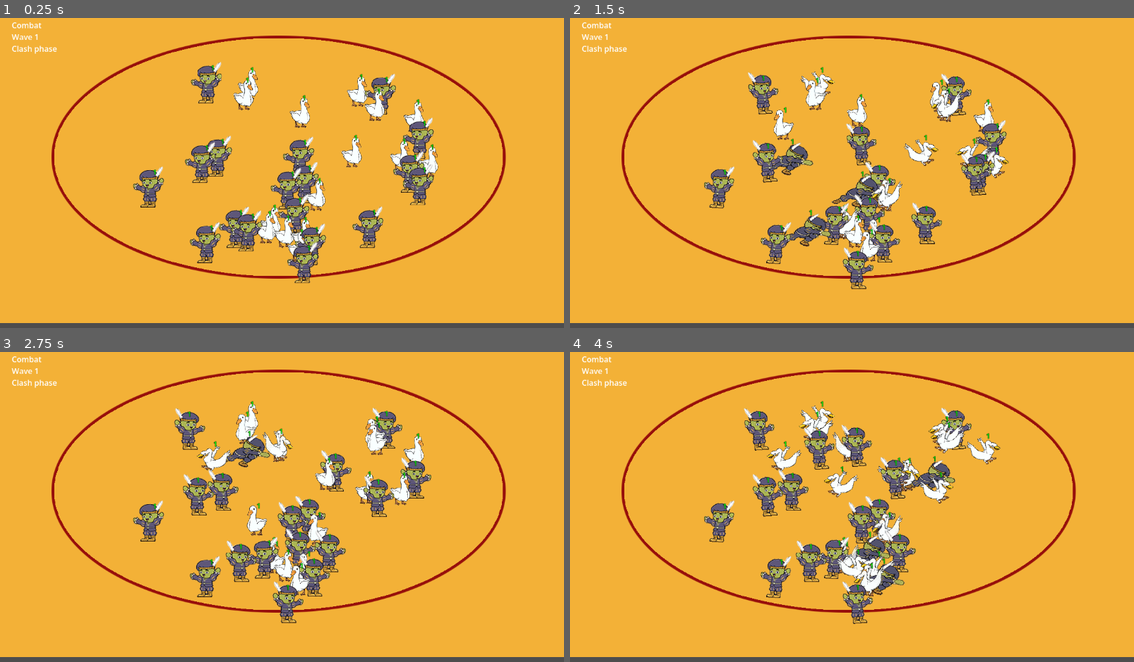
Above: before the commit, frames 1-4 (two rows, left to right).
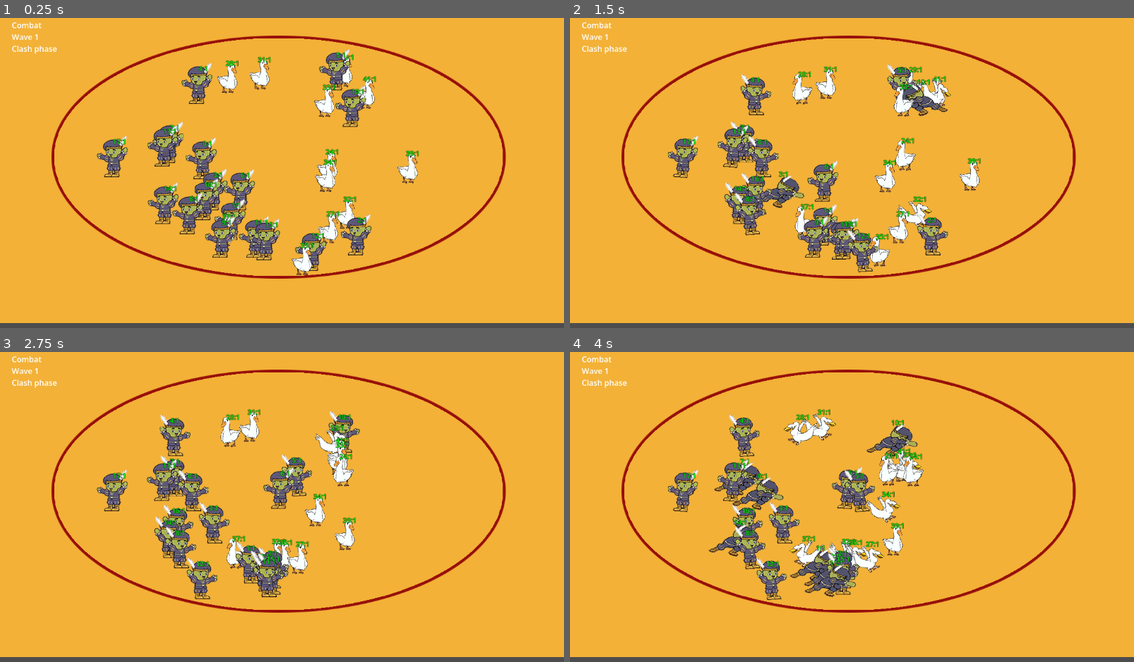
Above: after the commit, the same moments.

Repository: changingzhao-cpu/demo
Game: Godot game, scene res://scenes/main/main_scene.tscn
Two runs of this game, one before a commit and one after it. Both use one fixed random seed, a clock stepped at 60 frames per second and the inputs below.
Inputs (mouse positions are in pixels of both pictures, inside the frame that each line leads up to):
- Up to frame 1 (0.25 s): no input
- Up to frame 2 (1.5 s): tap Enter at 0.5, 0.6 s; move the mouse to (976, 154) at 0.52 s; click (976, 154) at 0.67 s; move the mouse to (739, 185) at 1.27 s; tap Keypad Enter at 1.35 s; click (739, 185) at 1.42 s
- Up to frame 3 (2.75 s): move the mouse to (338, 435) at 2.02 s; tap Enter at 2.1 s; click (338, 435) at 2.17 s
- Up to frame 4 (4 s): move the mouse to (823, 565) at 2.77 s; tap Keypad Enter at 2.85 s; click (823, 565) at 2.92 s; move the mouse to (1021, 550) at 3.52 s; tap Enter at 3.6 s; click (1021, 550) at 3.67 s

The runs differ from the first frame. In frame 1, 15% of the frame differs, in the area x 17-78%, y 10-86%; in frame 2, 15%, in the area x 17-78%, y 15-88%; in frame 3, 14%; in frame 4, 14%.

Commit message:
feat: add deterministic opening layout debug mode
Keep the existing random layout path while adding a fixed-seed opening layout mode and entity-id alive markers for repeatable unit-state analysis.

Co-Authored-By: Claude Sonnet 4.6 (1M context) <noreply@anthropic.com>

Diff:
--- a/scripts/battle/battle_scene_runtime.gd
+++ b/scripts/battle/battle_scene_runtime.gd
@@ -8,6 +8,8 @@
 const INIT_MIN_DISTANCE := 9.0
 const INIT_JITTER := 5.0
 const INIT_HOLD_SECONDS := 1.2
+const DEBUG_FIXED_INITIAL_LAYOUT := true
+const DEBUG_FIXED_INITIAL_LAYOUT_SEED := 20260414
 
 @onready var _controller = $BattleController
 @onready var _unit_layer: Node2D = $UnitLayer
@@ -25,7 +27,10 @@
 var _initial_layout_positions: Dictionary = {}
 
 func _ready() -> void:
-	_initial_layout_rng.randomize()
+	if DEBUG_FIXED_INITIAL_LAYOUT:
+		_initial_layout_rng.seed = DEBUG_FIXED_INITIAL_LAYOUT_SEED
+	else:
+		_initial_layout_rng.randomize()
 	_setup_effect_pool()
 	if _controller != null:
 		_controller.set_process(false)
--- a/scripts/presentation/unit_view.gd
+++ b/scripts/presentation/unit_view.gd
@@ -411,13 +411,16 @@
 func _update_alive_label() -> void:
 	var label = get_node_or_null("AliveLabel")
 	if label is Label:
-		label.text = "1" if _is_bound and visible else "0"
+		var alive_text := "1" if _is_bound and visible else "0"
+		label.text = "%s:%s" % [str(_entity_id), alive_text]
 		label.visible = _is_bound
 		label.modulate = Color(0.2, 1.0, 0.2, 1.0) if visible else Color(1.0, 0.25, 0.25, 1.0)
 		label.add_theme_color_override("font_color", label.modulate)
 		label.add_theme_font_size_override("font_size", 14)
 		label.add_theme_constant_override("outline_size", 2)
 		label.add_theme_color_override("font_outline_color", Color(0.0, 0.0, 0.0, 1.0))
+		if not _is_bound:
+			label.text = ""
 
 func _refresh_sprite_visuals() -> void:
 	var body: Sprite2D = get_node_or_null("BodySprite")
--- a/tests/battle/test_battle_scene_runtime_binding.gd
+++ b/tests/battle/test_battle_scene_runtime_binding.gd
@@ -14,6 +14,7 @@
 	_test_runtime_preserves_spread_after_initial_layout(failures)
 	_test_runtime_keeps_visible_views_near_screen_bounds(failures)
 	_test_runtime_view_spread_matches_controller_payload_spread(failures)
+	_test_fixed_initial_layout_is_deterministic_across_instances(failures)
 	return failures
 
 func _test_initial_layout_uses_runtime_combat_positions(failures: Array[String]) -> void:
@@ -147,6 +148,43 @@
 		min_x = minf(min_x, position.x)
 		max_x = maxf(max_x, position.x)
 	return max_x - min_x
+
+func _test_fixed_initial_layout_is_deterministic_across_instances(failures: Array[String]) -> void:
+	var battle_scene = _load_battle_scene()
+	_assert_true(battle_scene != null, "battle scene should load before deterministic initial layout checks", failures)
+	if battle_scene == null:
+		return
+	var main_loop: SceneTree = Engine.get_main_loop()
+	var first_instance = battle_scene.instantiate()
+	var second_instance = battle_scene.instantiate()
+	main_loop.root.add_child(first_instance)
+	await main_loop.process_frame
+	var first_positions := _collect_visible_positions_by_entity(first_instance.get_node_or_null("UnitLayer"))
+	main_loop.root.remove_child(first_instance)
+	first_instance.free()
+	main_loop.root.add_child(second_instance)
+	await main_loop.process_frame
+	var second_positions := _collect_visible_positions_by_entity(second_instance.get_node_or_null("UnitLayer"))
+	_assert_true(first_positions.size() >= 12, "deterministic layout check should capture enough visible views in the first instance", failures)
+	_assert_true(second_positions.size() >= 12, "deterministic layout check should capture enough visible views in the second instance", failures)
+	var matched_count := 0
+	for entity_id in first_positions.keys():
+		if not second_positions.has(entity_id):
+			continue
+		if first_positions[entity_id].distance_to(second_positions[entity_id]) <= 0.001:
+			matched_count += 1
+	_assert_true(matched_count >= 12, "fixed initial layout mode should place the same visible entities at the same positions across scene instances", failures)
+	main_loop.root.remove_child(second_instance)
+	second_instance.free()
+
+func _collect_visible_positions_by_entity(unit_layer) -> Dictionary:
+	var positions := {}
+	if unit_layer == null:
+		return positions
+	for child in unit_layer.get_children():
+		if child.visible and child is Node2D and child.has_method("get_entity_id"):
+			positions[int(child.call("get_entity_id"))] = (child as Node2D).global_position
+	return positions
 
 func _test_runtime_keeps_units_visible_after_initial_layout(failures: Array[String]) -> void:
 	var battle_scene = _load_battle_scene()
--- a/tests/presentation/test_unit_view_motion_feedback.gd
+++ b/tests/presentation/test_unit_view_motion_feedback.gd
@@ -81,10 +81,10 @@
 	var label = view.get_node_or_null("AliveLabel")
 	_assert_true(label is Label, "unit view should create an AliveLabel for head-top status debugging", failures)
 	if label is Label:
-		_assert_eq(label.text, "1", "bound living unit should show 1 above its head", failures)
+		_assert_eq(label.text, "42:1", "bound living unit should show entity id and alive state above its head", failures)
 	view.call("sync_from_entity_visual", Vector2(5.0, 5.0), false, 0, 0.0, 1.0, 0)
 	if label is Label:
-		_assert_eq(label.text, "0", "dead unit should show 0 above its head", failures)
+		_assert_eq(label.text, "42:0", "dead unit should show entity id and dead state above its head", failures)
 		_assert_true(label.visible, "alive label should remain visible after death so the debug marker can be inspected", failures)
 	view.free()
 
